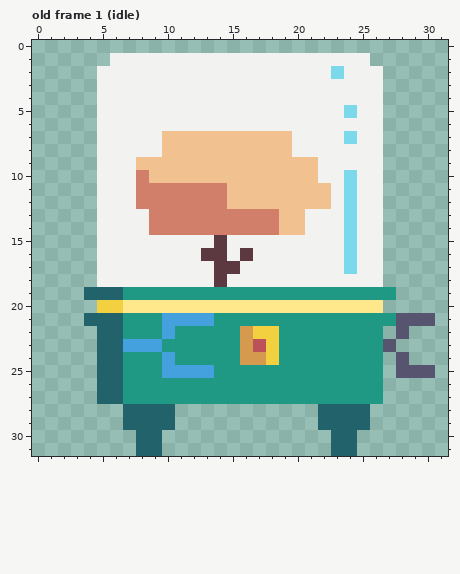
File history of a pixel-art file, Assets/Sprites/Players/player.ase. The picture above was drawn from the file before the commit.
32x32 pixels, 14 frames. Shown: old frame 1 (idle). The commit also changed other frames, which this record leaves out.
After:
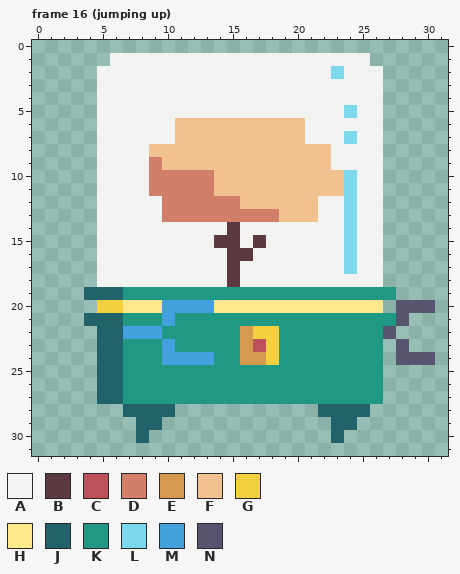
Palette (. is transparent): A #f2f2f0  B #5c3841  C #bd515a  D #d17f6b  E #d69a4e  F #f1c28f  G #f3d040  H #ffe88c  J #22636b  K #1f9983  L #7cd8eb  M #45a1de  N #57546f
A new or re-ordered frame is compared with the old frame closest to it.
Edits made:
frames 14 -> 16
--- frame 16 (jumping up) is new; against old frame 1 (idle)
@@ x 0..31 @@
  5 .....AAAAAAAAAAAAAAAAAAALAA.....
- 6 .....AAAAAAAAAAAAAAAAAAAAAA.....
- 7 .....AAAAAFFFFFFFFFFAAAALAA.....
- 8 .....AAAAAFFFFFFFFFFAAAAAAA.....
- 9 .....AAAFFFFFFFFFFFFFFAAAAA.....
-10 .....AAADFFFFFFFFFFFFFAALAA.....
-11 .....AAADDDDDDDFFFFFFFFALAA.....
-12 .....AAADDDDDDDFFFFFFFFALAA.....
-13 .....AAAADDDDDDDDDDFFAAALAA.....
-14 .....AAAADDDDDDDDDDFFAAALAA.....
-15 .....AAAAAAAAABAAAAAAAAALAA.....
-16 .....AAAAAAAABBABAAAAAAALAA.....
-17 .....AAAAAAAAABBAAAAAAAALAA.....
-18 .....AAAAAAAAABAAAAAAAAAAAA.....
+ 6 .....AAAAAAFFFFFFFFFFAAAAAA.....
+ 7 .....AAAAAAFFFFFFFFFFAAALAA.....
+ 8 .....AAAAFFFFFFFFFFFFFFAAAA.....
+ 9 .....AAAADFFFFFFFFFFFFFAAAA.....
+10 .....AAAADDDDDFFFFFFFFFFLAA.....
+11 .....AAAADDDDDFFFFFFFFFFLAA.....
+12 .....AAAAADDDDDDFFFFFFAALAA.....
+13 .....AAAAADDDDDDDDDFFFAALAA.....
+14 .....AAAAAAAAAABAAAAAAAALAA.....
+15 .....AAAAAAAAABBABAAAAAALAA.....
+16 .....AAAAAAAAAABBAAAAAAALAA.....
+17 .....AAAAAAAAAABAAAAAAAALAA.....
+18 .....AAAAAAAAAABAAAAAAAAAAA.....
 19 ....JJJKKKKKKKKKKKKKKKKKKKKK....
-20 .....GGHHHHHHHHHHHHHHHHHHHH.....
-21 ....JJJKKKMMMMKKKKKKKKKKKKKKNNN.
-22 .....JJKKKMKKKKKEGGKKKKKKKK.N...
-23 .....JJMMMKKKKKKECGKKKKKKKKN....
-24 .....JJKKKMKKKKKEEGKKKKKKKK.N...
-25 .....JJKKKMMMMKKKKKKKKKKKKK.NNN.
+20 .....GGHHHMMMMHHHHHHHHHHHHH.NNN.
+21 ....JJJKKKMKKKKKKKKKKKKKKKKKN...
+22 .....JJMMMKKKKKKEGGKKKKKKKKN....
+23 .....JJKKKMKKKKKECGKKKKKKKK.N...
+24 .....JJKKKMMMMKKEEGKKKKKKKK.NNN.
+25 .....JJKKKKKKKKKKKKKKKKKKKK.....
 26 .....JJKKKKKKKKKKKKKKKKKKKK.....
@@ x 0..31 @@
 28 .......JJJJ...........JJJJ......
-29 .......JJJJ...........JJJJ......
-30 ........JJ.............JJ.......
-31 ........JJ.............JJ.......
+29 ........JJ.............JJ.......
+30 ........J..............J........
+31 ................................
